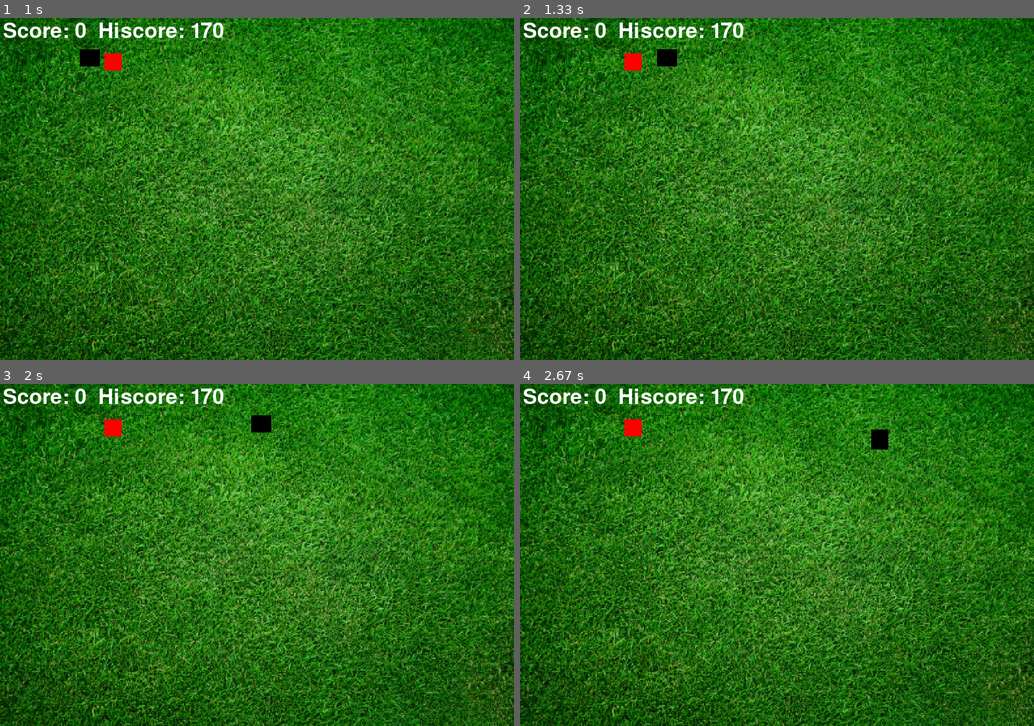
Above: before the commit, frames 1-4 (two rows, left to right).
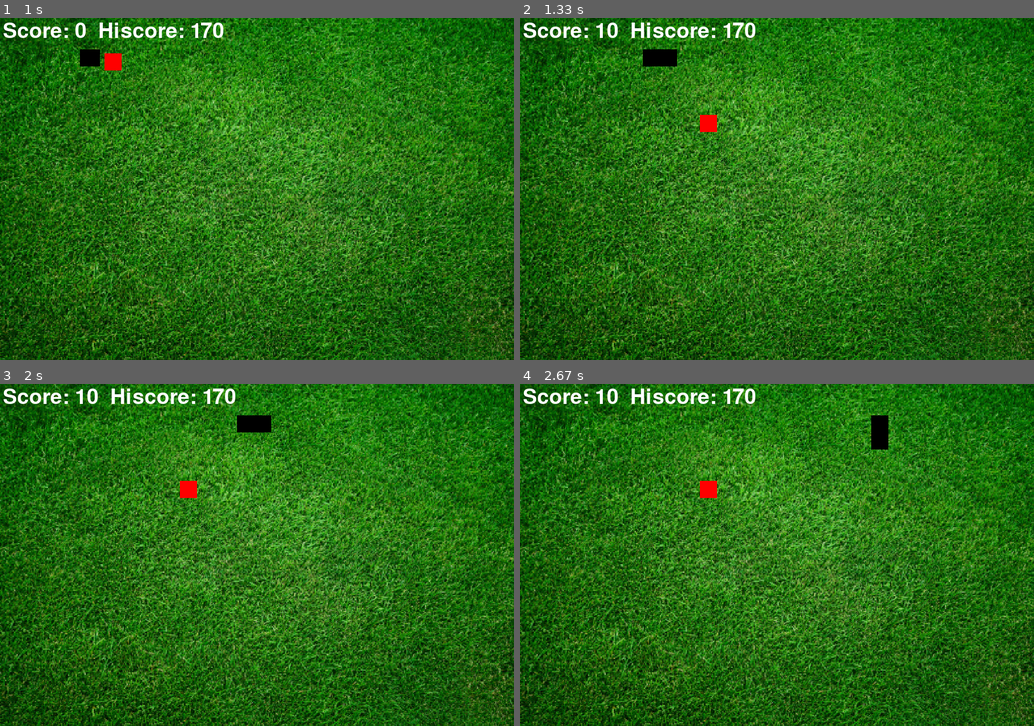
Above: after the commit, the same moments.

Repository: Gaurav472002/Python-projects
Game: pygame game, started from Pygame/Main_Snake_Game.py
The game is run twice, just before and just after one commit, with the same random seed, the same clock (stepped at 60 frames per second) and the same inputs.
Inputs:
- Up to frame 1 (1 s): tap Space at 0.33 s; hold Right from 0.67 s (still down)
- Up to frame 2 (1.33 s): release Right at 1.13 s; hold Right from 1.17 s (still down)
- Up to frame 3 (2 s): release Right at 1.47 s
- Up to frame 4 (2.67 s): hold Right 2-2.53 s; hold Down from 2.57 s (still down)

Frame 1 is identical in both runs. In frame 2, 1.2% of the frame differs, in the area x 14-46%, y 1-34%; in frame 3, 1.2%; in frame 4, 1.2%.

Commit message:
abs done

Diff:
--- a/Pygame/Main_Snake_Game.py
+++ b/Pygame/Main_Snake_Game.py
@@ -139,7 +139,7 @@
             snake_y = snake_y + velocity_y
 
              # check at which co-ordinate difference the snake overlaps the food the more the difference the easier the snake can eat the food
-            if abs(snake_x - food_x)<6 and abs(snake_y - food_y)<6:
+            if abs(snake_x - food_x)<20 and abs(snake_y - food_y)<20:
                 score +=10
                 food_x = random.randint(20, screen_width / 2)
                 food_y = random.randint(20, screen_height / 2)
